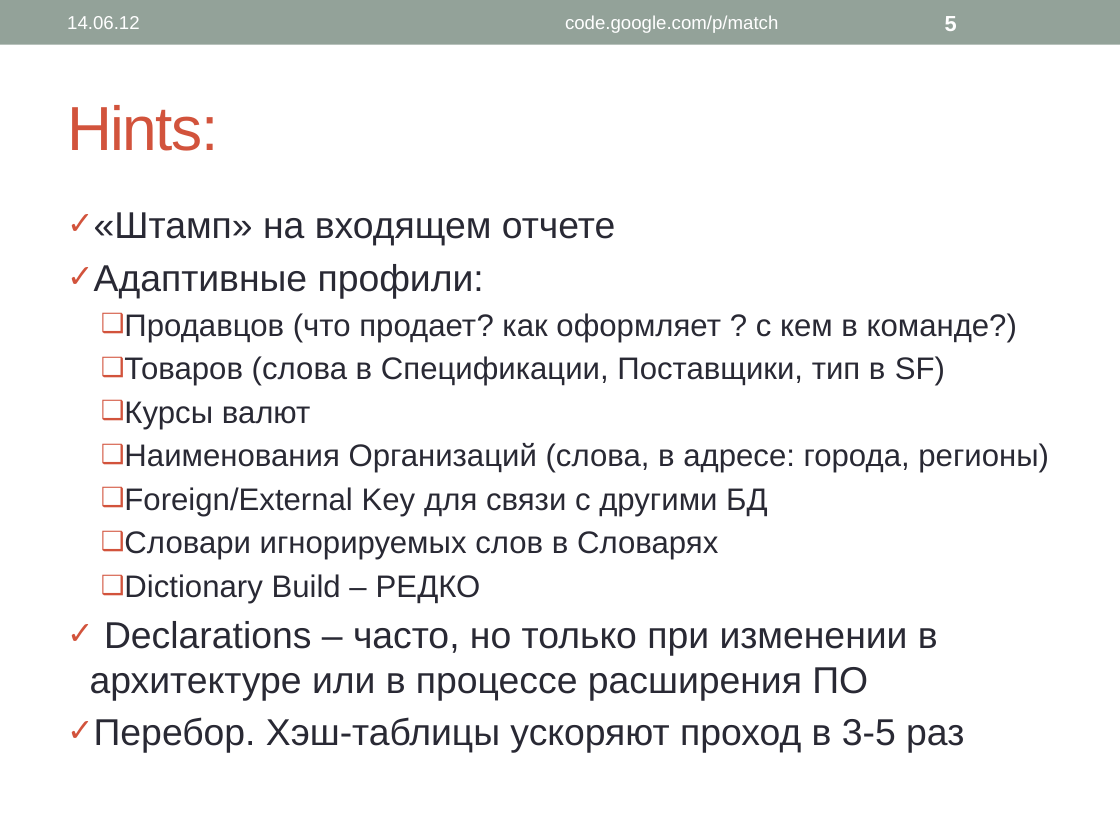
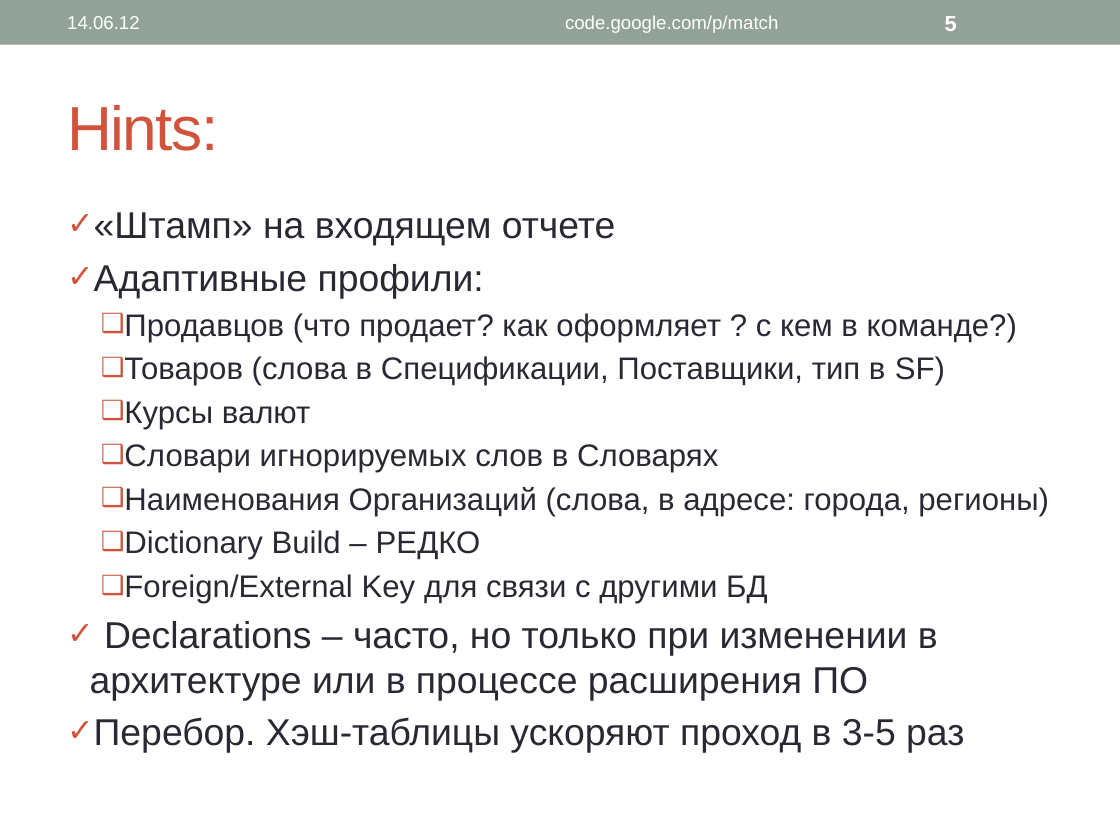
Before and after one commit to PavelKhrapkin/match, a slide deck: slide 5 of wiki/match.pptx. Drawn at 1120x840 pixels with LibreOffice and Linux fonts; fonts in the diff are those of the drawing. Boxes give left, top, right and bottom in pixels: in the first picture for what was removed or moved away, otherwise in the second. Text is boxed around its words. In the diff, an @@ line names an element or a change of style, - is before the commit and + after.

```diff
--- a/wiki/match.pptx
+++ b/wiki/match.pptx
@@ text at (124,444,718,473): paragraph added @@
+  ❑ Словари игнорируемых слов в Словарях
@@ text at (124,530,481,560): paragraph added @@
+  ❑ Dictionary Build – РЕДКО
@@ text at (124,531,718,603): paragraphs removed @@
-  ❑ Словари игнорируемых слов в Словарях
-  ❑ Dictionary Build – РЕДКО
```
Also in this commit, not shown: 4 other slides changed.
